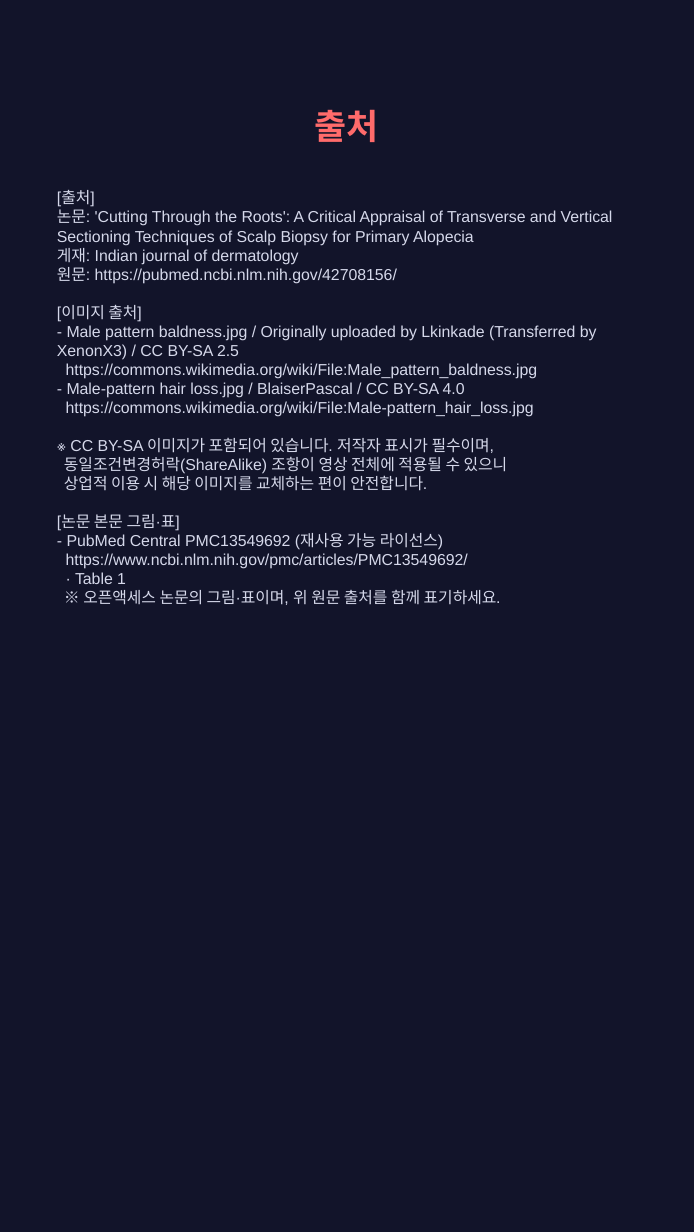
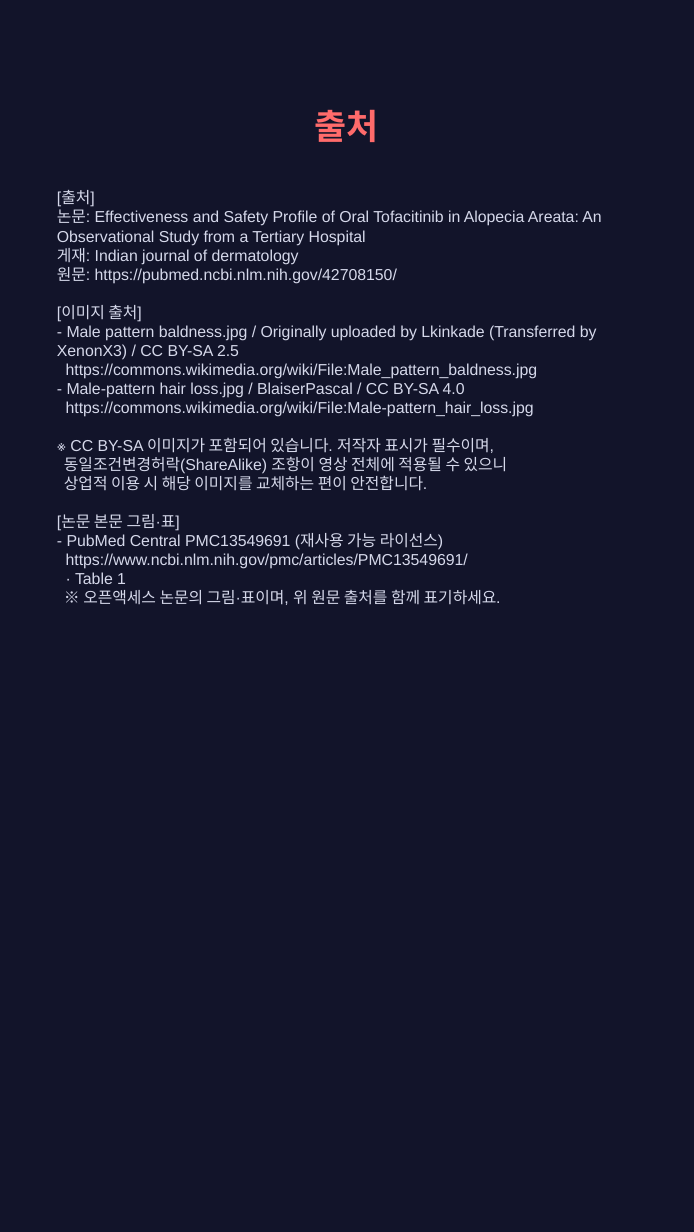
Before and after one commit to hyokang2010-BJ-ANTH/product-builder-test, a slide deck: slide 8 of data/2026-09-11/slides.pptx. Drawn at 694x1232 pixels with LibreOffice and Linux fonts; fonts in the diff are those of the drawing. Boxes give left, top, right and bottom in pixels: in the first picture for what was removed or moved away, otherwise in the second. Text is boxed around its words. In the diff, an @@ line names an element or a change of style, - is before the commit and + after.

```diff
--- a/data/2026-09-11/slides.pptx
+++ b/data/2026-09-11/slides.pptx
@@ text at <box>57,191,601,605</box>: text changed @@
-[출처]
-논문: 'Cutting Through the Roots': A Critical Appraisal of Transverse and Vertical Sectioning Techniques of Scalp Biopsy for Primary Alopecia
-게재: Indian journal of dermatology
-원문: https://pubmed.ncbi.nlm.nih.gov/42708156/
-[이미지 출처]
-- Male pattern baldness.jpg / Originally uploaded by Lkinkade (Transferred by XenonX3) / CC BY-SA 2.5
-https://commons.wikimedia.org/wiki/File:Male_pattern_baldness.jpg
-- Male-pattern hair loss.jpg / BlaiserPascal / CC BY-SA 4.0
-https://commons.wikimedia.org/wiki/File:Male-pattern_hair_loss.jpg
-※ CC BY-SA 이미지가 포함되어 있습니다. 저작자 표시가 필수이며,
-동일조건변경허락(ShareAlike) 조항이 영상 전체에 적용될 수 있으니
-상업적 이용 시 해당 이미지를 교체하는 편이 안전합니다.
-[논문 본문 그림·표]
-- PubMed Central PMC13549692 (재사용 가능 라이선스)
-https://www.ncbi.nlm.nih.gov/pmc/articles/PMC13549692/
-· Table 1
-※ 오픈액세스 논문의 그림·표이며, 위 원문 출처를 함께 표기하세요.
+[출처]
+논문: Effectiveness and Safety Profile of Oral Tofacitinib in Alopecia Areata: An Observational Study from a Tertiary Hospital
+게재: Indian journal of dermatology
+원문: https://pubmed.ncbi.nlm.nih.gov/42708150/
+[이미지 출처]
+- Male pattern baldness.jpg / Originally uploaded by Lkinkade (Transferred by XenonX3) / CC BY-SA 2.5
+https://commons.wikimedia.org/wiki/File:Male_pattern_baldness.jpg
+- Male-pattern hair loss.jpg / BlaiserPascal / CC BY-SA 4.0
+https://commons.wikimedia.org/wiki/File:Male-pattern_hair_loss.jpg
+※ CC BY-SA 이미지가 포함되어 있습니다. 저작자 표시가 필수이며,
+동일조건변경허락(ShareAlike) 조항이 영상 전체에 적용될 수 있으니
+상업적 이용 시 해당 이미지를 교체하는 편이 안전합니다.
+[논문 본문 그림·표]
+- PubMed Central PMC13549691 (재사용 가능 라이선스)
+https://www.ncbi.nlm.nih.gov/pmc/articles/PMC13549691/
+· Table 1
+※ 오픈액세스 논문의 그림·표이며, 위 원문 출처를 함께 표기하세요.
```
Also in this commit, not shown: 2 other slides changed, 3 slides added, 3 slides removed, 25 other files.
